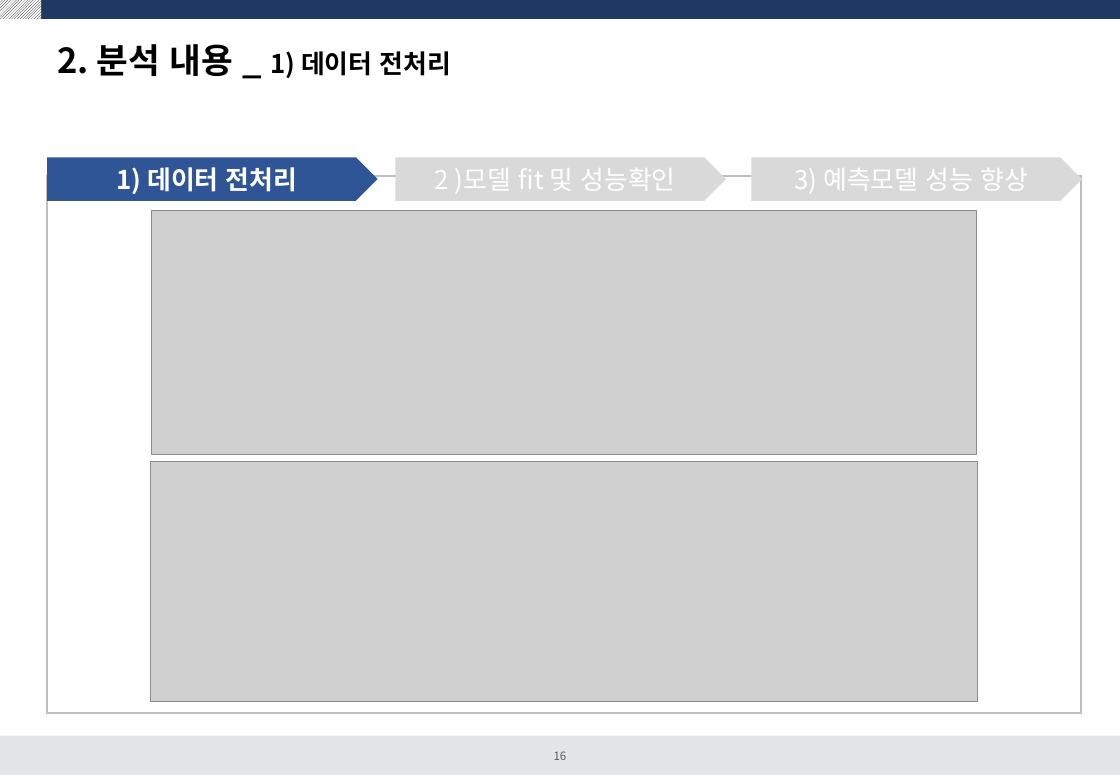
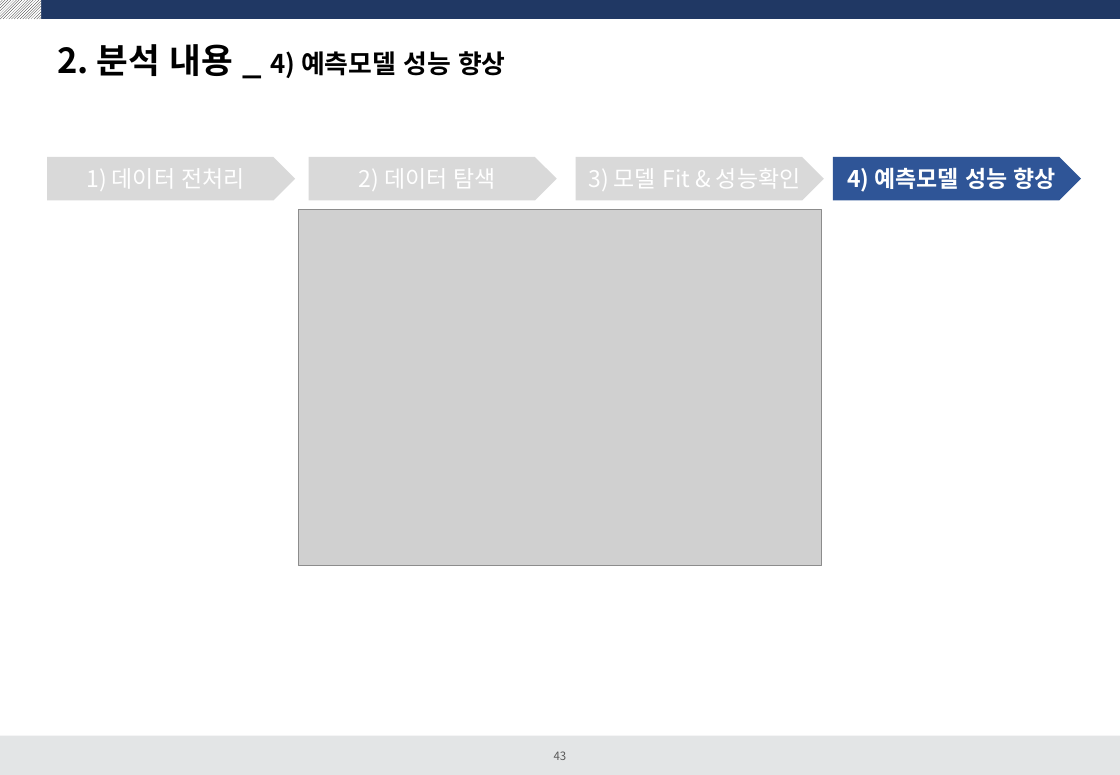
Before and after one commit to dss-14th/Regression_3_project, a slide deck: slide 43 of 여성임금 예측프로젝트.pptx (slide 16 before the commit). Drawn at 1120x775 pixels with LibreOffice and Linux fonts; fonts in the diff are those of the drawing; grey boxes stand for pictures. Boxes give left, top, right and bottom in pixels: in the first picture for what was removed or moved away, otherwise in the second. Text is boxed around its words. In the diff, an @@ line names an element or a change of style, - is before the commit and + after.

```diff
--- a/여성임금 예측프로젝트.pptx
+++ b/여성임금 예측프로젝트.pptx
@@ title at [57, 44, 506, 78]: text changed @@
-2. 분석 내용 _ 1) 데이터 전처리
+2. 분석 내용 _ 4) 예측모델 성능 향상
@@ pentagon arrow "1) 데이터 전처리": place and size @@
-pentagon arrow "1) 데이터 전처리" at [47, 157, 377, 201]
+pentagon arrow "1) 데이터 전처리" at [47, 157, 295, 201]
@@ pentagon arrow "1) 데이터 전처리" at [47, 157, 295, 201]: size 18 to 16 pt, bold off; fill #2F5597 to #D9D9D9 @@
@@ rectangle removed at [47, 176, 1081, 714] @@
@@ pentagon arrow added at [308, 157, 556, 201], fill #D9D9D9, 16 pt, text #FFFFFF @@
+2) 데이터 탐색
@@ pentagon arrow "3) 모델 Fit & 성능확인": place and size @@
-pentagon arrow "3) 모델 Fit & 성능확인" at [395, 157, 726, 201]
+pentagon arrow "3) 모델 Fit & 성능확인" at [576, 157, 824, 201]
@@ text in pentagon arrow at [588, 161, 800, 194]: text changed; size 18 to 16 pt @@
-2 )모델 fit 및 성능확인
+3) 모델 Fit & 성능확인
@@ pentagon arrow "4) 예측모델 성능 향상": place and size @@
-pentagon arrow "4) 예측모델 성능 향상" at [752, 157, 1083, 201]
+pentagon arrow "4) 예측모델 성능 향상" at [834, 157, 1082, 201]
@@ pentagon arrow "4) 예측모델 성능 향상" at [834, 157, 1082, 201]: fill #D9D9D9 to #2F5597 @@
@@ text in pentagon arrow at [847, 167, 1056, 192]: text changed; size 18 to 16 pt; bold on @@
-3) 예측모델 성능 향상
+4) 예측모델 성능 향상
@@ picture removed at [152, 211, 977, 454] @@
@@ picture added at [299, 210, 822, 567] @@
@@ picture removed at [151, 462, 978, 702] @@
@@ page number at [554, 751, 567, 760]: text changed @@
-16
+43
```
Also in this commit, not shown: 13 other slides changed, 27 slides added, 8 slides removed, 6 other files.
